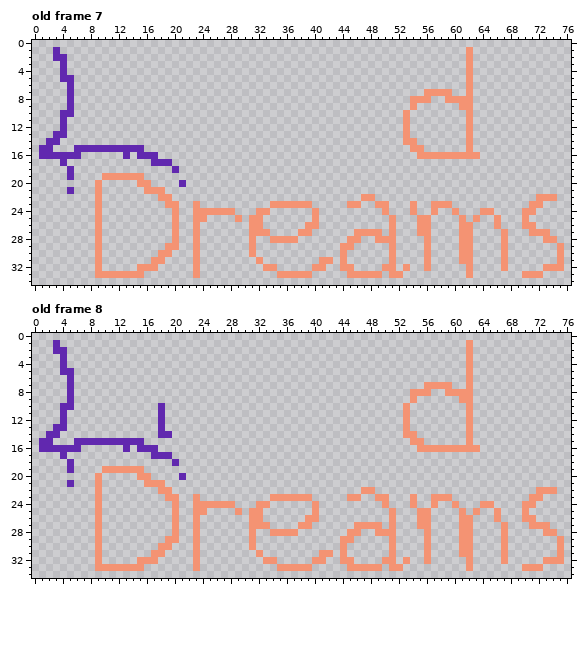
Two versions of one pixel-art file, lucyd dreams assets/menu/Cover/capa-lucyd-dreams.ase. Above, as it was before the edit.
77x35 pixels, 24 frames. Shown: old frame 7, old frame 8. The commit also changed other frames, which this record leaves out.
New version:
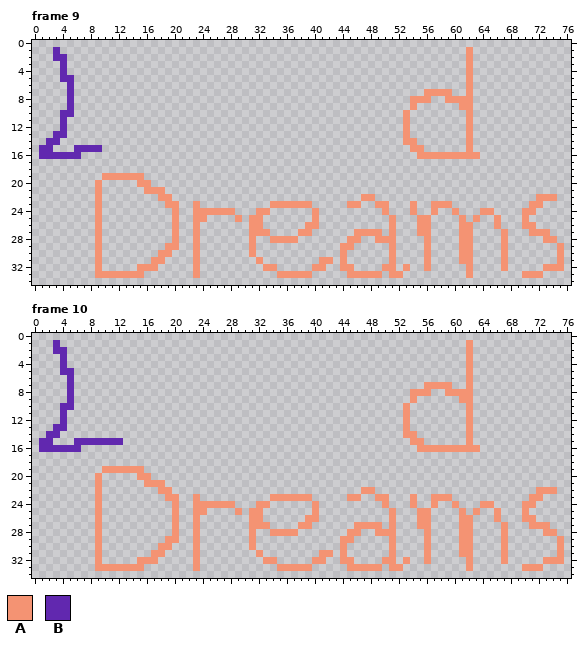
Palette (. is transparent): A #f49373  B #6128af
Change:
frames 24 -> 43
--- frame 9 against old frame 7
@@ x 2..23 @@
 14 BB....................
-15 B...BBBBBBBBBB........
-16 BBBBB......B.BBB......
-17 ..B............BBB....
-18 ...B..............B...
-19 ...B....AAAAAA........
-20 .......A.....AA....B..
-21 ...B...A......AAA.....
+15 B...BBBB..............
+16 BBBBB.................
+17 ......................
+18 ......................
+19 ........AAAAAA........
+20 .......A.....AA.......
+21 .......A......AAA.....
 22 .......A........AA....
--- frame 10 against old frame 8
@@ x 2..23 @@
  9 ...B..................
-10 ..BB............B.....
-11 ..B.............B.....
-12 ..B.............B.....
-13 .BB.............B.....
-14 BB..............BB....
-15 B...BBBBBBBBBB........
-16 BBBBB......B.BBB......
-17 ..B............BBB....
-18 ...B..............B...
-19 ...B....AAAAAA........
-20 .......A.....AA....B..
-21 ...B...A......AAA.....
+10 ..BB..................
+11 ..B...................
+12 ..B...................
+13 .BB...................
+14 BB....................
+15 B...BBBBBBB...........
+16 BBBBB.................
+17 ......................
+18 ......................
+19 ........AAAAAA........
+20 .......A.....AA.......
+21 .......A......AAA.....
 22 .......A........AA....
Boxes around the changes in both pictures, in picture pixels (x1, y1, x2, y2):
erased: (102, 145, 186, 187)
erased: (60, 159, 74, 194)
erased: (123, 403, 186, 480)
erased: (60, 452, 74, 487)
